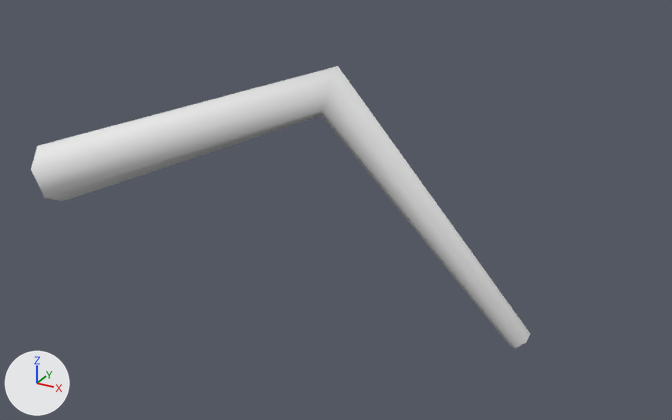
An edit to the FBX model unity/Assets/Art/Models/Kamikiri_Leg1.fbx, drawn before and after from the same camera.
One viewpoint serves both versions: a camera (50 mm lens) standing at (0.393, -0.367, 0.201) and looking at (0.159, 0.059, -0.012). Arrows for +X, +Y and +Z are at lower left; the lights stay in place. The picture after the commit comes second. Where no turn or scale is listed for an object, it has been applied to the vertices.

Names of what the first picture shows: 'Kamikiri_Leg1'.
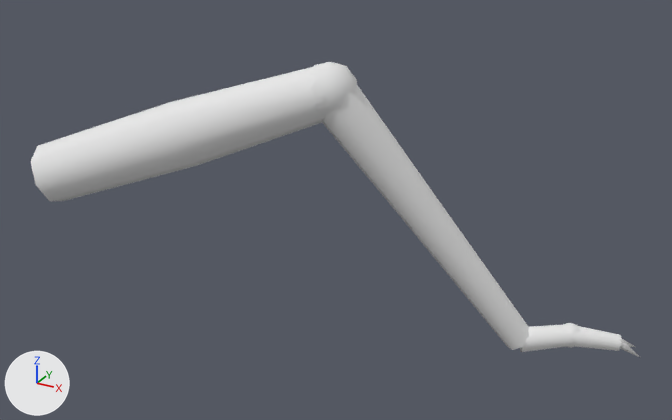
Where the change shows, as pixel boxes [x1, y1, x2, y2] in the pictures (672 x 420 px; the box of a moved part takes in the faces that stretch with it):
'Kamikiri_Leg1', reshaped (22% wider): before [31, 66, 530, 348]; after [31, 62, 641, 358]
part 1 of me_kamikiri_leg1, added: after [309, 62, 357, 113]
part 2 of me_kamikiri_leg1, added: after [563, 323, 580, 348]
part 3 of me_kamikiri_leg1, added: after [322, 84, 529, 350]
part 4 of me_kamikiri_leg1, added: after [520, 325, 622, 352]
part 5 of me_kamikiri_leg1, moved or reshaped: before [31, 66, 530, 348]; after [31, 67, 327, 201]
part 6 of me_kamikiri_leg1, added: after [620, 338, 641, 358]

The edits, one by one:
me_kamikiri_leg1 is used by ob_kamikiri_leg1; location (0.0, 0.0, 0.0).
Verts and faces of me_kamikiri_leg1; kept vertices keep their numbers, new ones are numbered from 18.
me_kamikiri_leg1 had 18 vertices, 12 faces and spanned x -0.008..0.265, y -0.016..0.107, z -0.094..0.074.
me_kamikiri_leg1 now has 130 vertices, 116 faces and spans x -0.008..0.326, y -0.017..0.137, z -0.098..0.076.
me_kamikiri_leg1 part 1: a new loose piece, a UV sphere (8 segments, 5 rings, poles along z) spanning x 0.145..0.175, y 0.035..0.065, z 0.044..0.076, in mat_vertexcolor (white #e7e7e7).
me_kamikiri_leg1 part 2: a new loose piece, a UV sphere (6 segments, 4 rings, poles along z) spanning x 0.278..0.293, y 0.106..0.119, z -0.094..-0.079, in mat_vertexcolor (white #e7e7e7).
me_kamikiri_leg1 part 3: a new loose piece of 24 vertices spanning x 0.148..0.267, y 0.037..0.108, z -0.095..0.068, in mat_vertexcolor (white #e7e7e7).
me_kamikiri_leg1 part 4: a new loose piece of 18 vertices spanning x 0.256..0.314, y 0.093..0.13, z -0.098..-0.079, in mat_vertexcolor (white #e7e7e7).
Part 5, on me_kamikiri_leg1:
16 vertices are removed from x -0.008..0.265, y -0.016..0.107, z -0.094..0.074.
12 faces are deleted.
22 vertices are added at x -0.008..0.166, y -0.017..0.064, z -0.012..0.074.
16 new faces join them.
Part 6, on me_kamikiri_leg1:
New vertex 40 is at (0.313, 0.126, -0.088), pixel (621, 338).
New vertex 41 is at (0.312, 0.123, -0.091).
New vertex 42 is at (0.31, 0.126, -0.094).
New vertex 43 is at (0.312, 0.129, -0.091).
New vertex 44 is at (0.326, 0.126, -0.097), pixel (641, 358).
New vertex 45 is at (0.312, 0.127, -0.088), pixel (620, 337).
New vertex 46 is at (0.314, 0.124, -0.091), pixel (622, 345).
New vertex 47 is at (0.311, 0.125, -0.094).
New vertex 48 is at (0.309, 0.128, -0.091).
New vertex 49 is at (0.32, 0.137, -0.097), pixel (635, 346).
New faces: (40, 41, 44), (41, 42, 44), (42, 43, 44), (40, 44, 43), (45, 46, 49), (46, 47, 49).
New faces: (47, 48, 49), (45, 49, 48).
